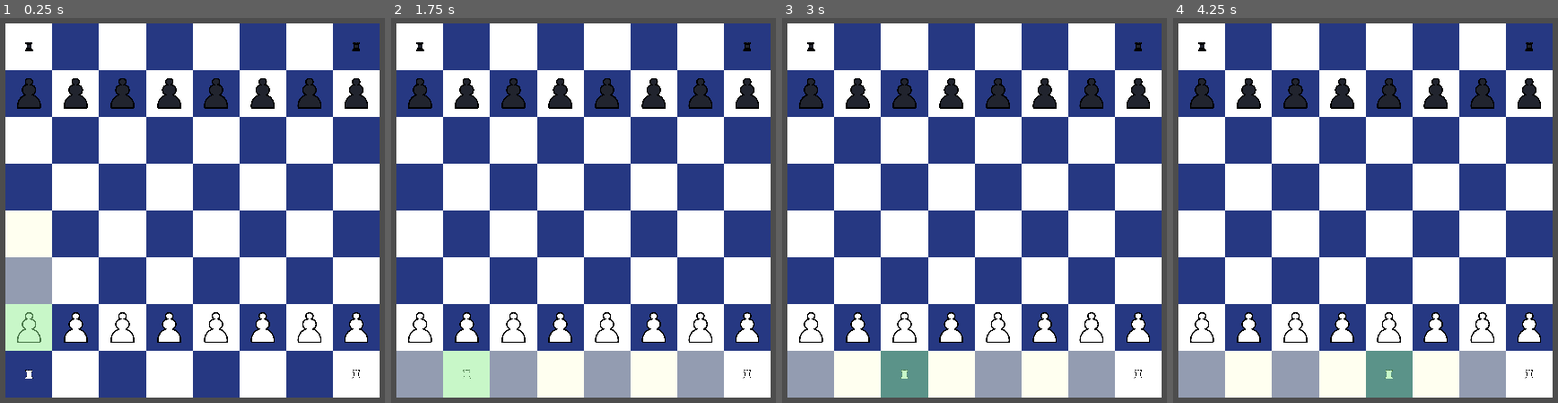
Above: before the commit, frames 1-4 (left to right).
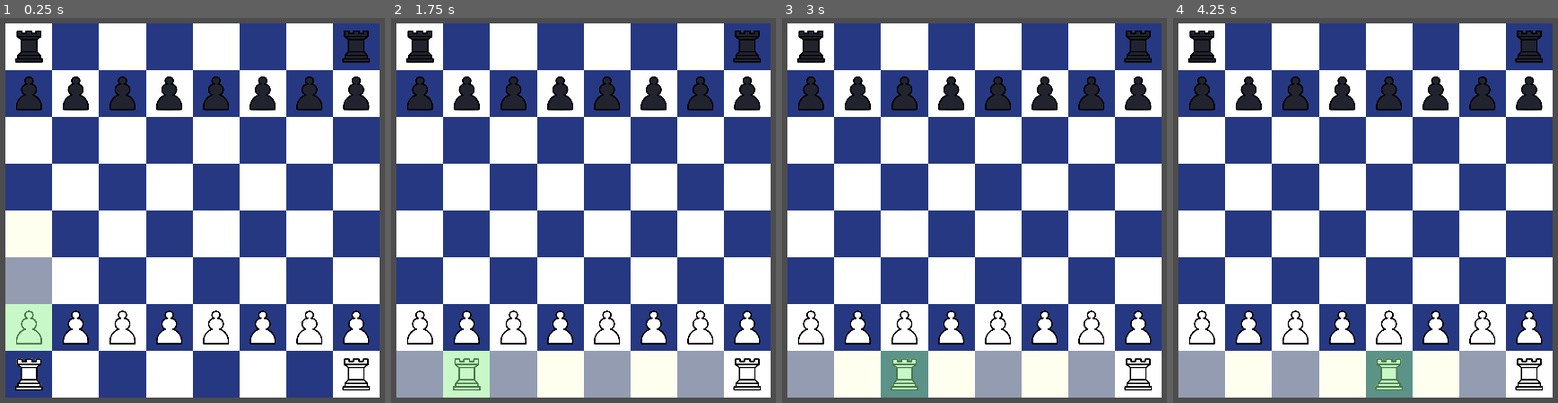
Above: after the commit, the same moments.

Repository: for-i-in-team/chess-plus
Game: Godot game, scene res://scenes/screens/chess_board.tscn
Two runs of this game, one before a commit and one after it. Both use one fixed random seed, a clock stepped at 60 frames per second and the inputs below.
Inputs (mouse positions are in pixels of both pictures, inside the frame that each line leads up to):
- Up to frame 1 (0.25 s): no input
- Up to frame 2 (1.75 s): tap Enter at 0.5 s; move the mouse to (421, 376) at 0.52 s; click (421, 376) at 0.67 s; tap Space at 1.25 s; move the mouse to (468, 376) at 1.27 s; click (468, 376) at 1.42 s
- Up to frame 3 (3 s): tap Enter at 2 s; move the mouse to (905, 376) at 2.02 s; click (905, 376) at 2.17 s; tap Space at 2.75 s; move the mouse to (951, 376) at 2.77 s; click (951, 376) at 2.92 s
- Up to frame 4 (4.25 s): tap Enter at 3.5 s; move the mouse to (1388, 376) at 3.52 s; click (1388, 376) at 3.67 s

The runs differ from the first frame. In frame 1, 3.7% of the frame differs, in the area x 3-97%, y 3-97%; in frame 2, 3.5%; in frame 3, 3.7%; in frame 4, 3.7%.

Commit message:
Standardise piece size

Diff:
--- a/scenes/chessboard/chess_piece.tscn
+++ b/scenes/chessboard/chess_piece.tscn
@@ -7,5 +7,5 @@
 script = ExtResource("2_ytufs")
 
 [node name="sprite" type="Sprite2D" parent="."]
-scale = Vector2(0.1, 0.1)
+scale = Vector2(0.35, 0.35)
 texture = ExtResource("1_y0yya")
Binary file changed: resources/pieces/pawn.png
